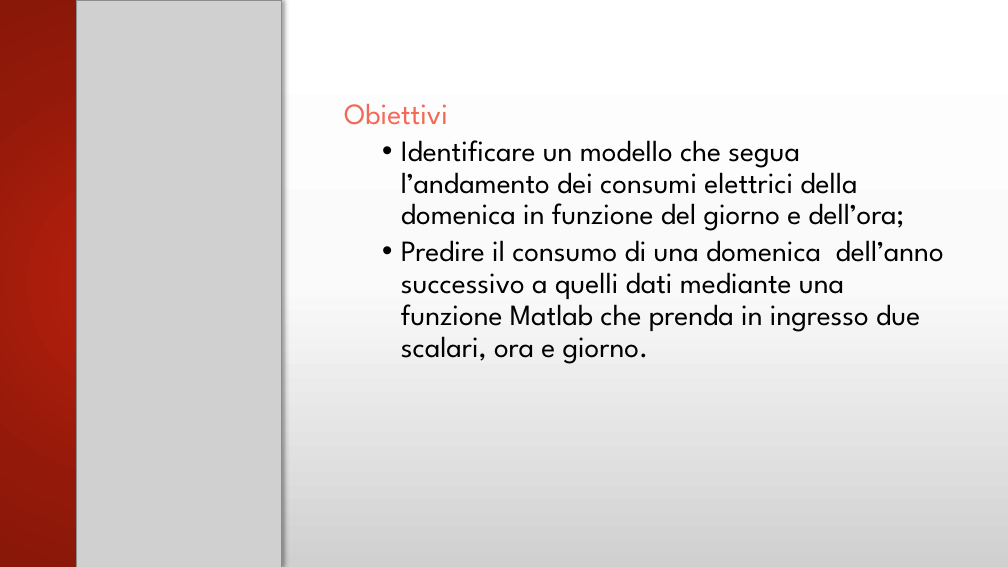
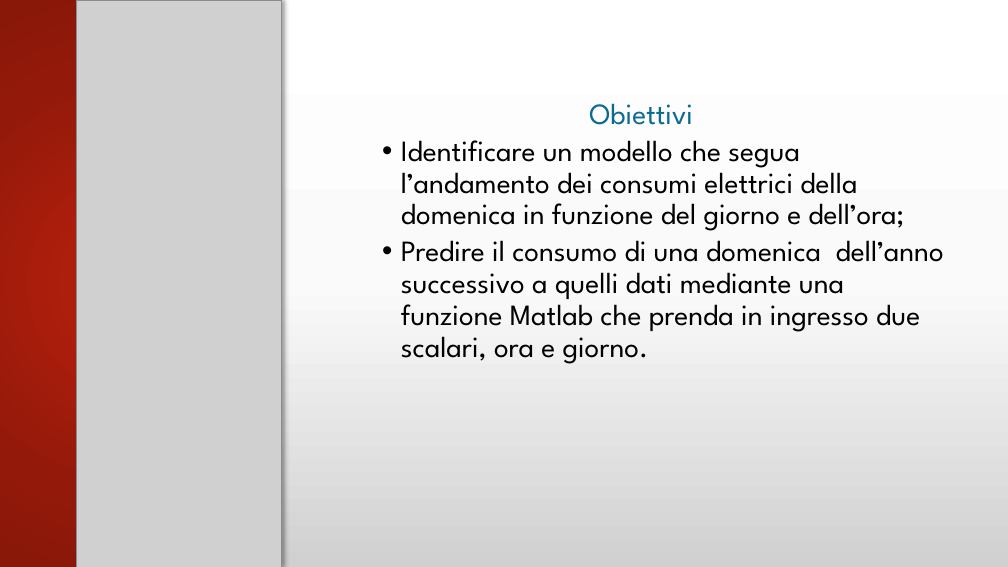
Before and after one commit to arrostini/predittoreDomeniche, a slide deck: slide 2 of progettomatlabfine.pptx. Drawn at 1008x567 pixels with LibreOffice and Linux fonts; fonts in the diff are those of the drawing; grey boxes stand for pictures; background and template pictures are left out. Boxes give left, top, right and bottom in pixels: in the first picture for what was removed or moved away, otherwise in the second. Text is boxed around its words. In the diff, an @@ line names an element or a change of style, - is before the commit and + after.

```diff
--- a/progettomatlabfine.pptx
+++ b/progettomatlabfine.pptx
@@ text at (589,103,693,125): text colour #F46856 to #0A6B94 in "Obiettivi"; alignment left to centre @@
```
Also in this commit, not shown: 6 other slides changed, 2 slides added, 1 slide removed.
